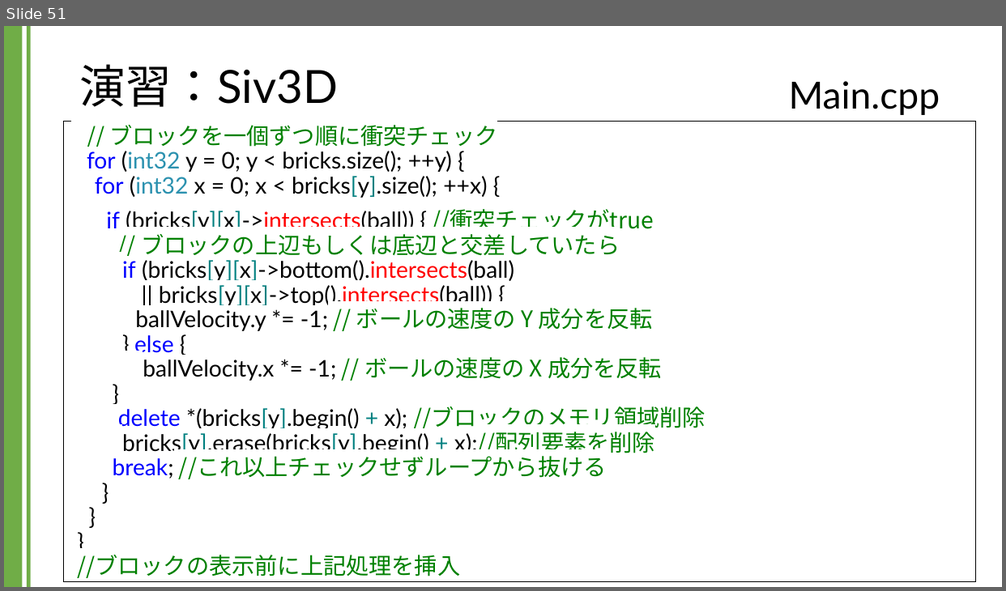
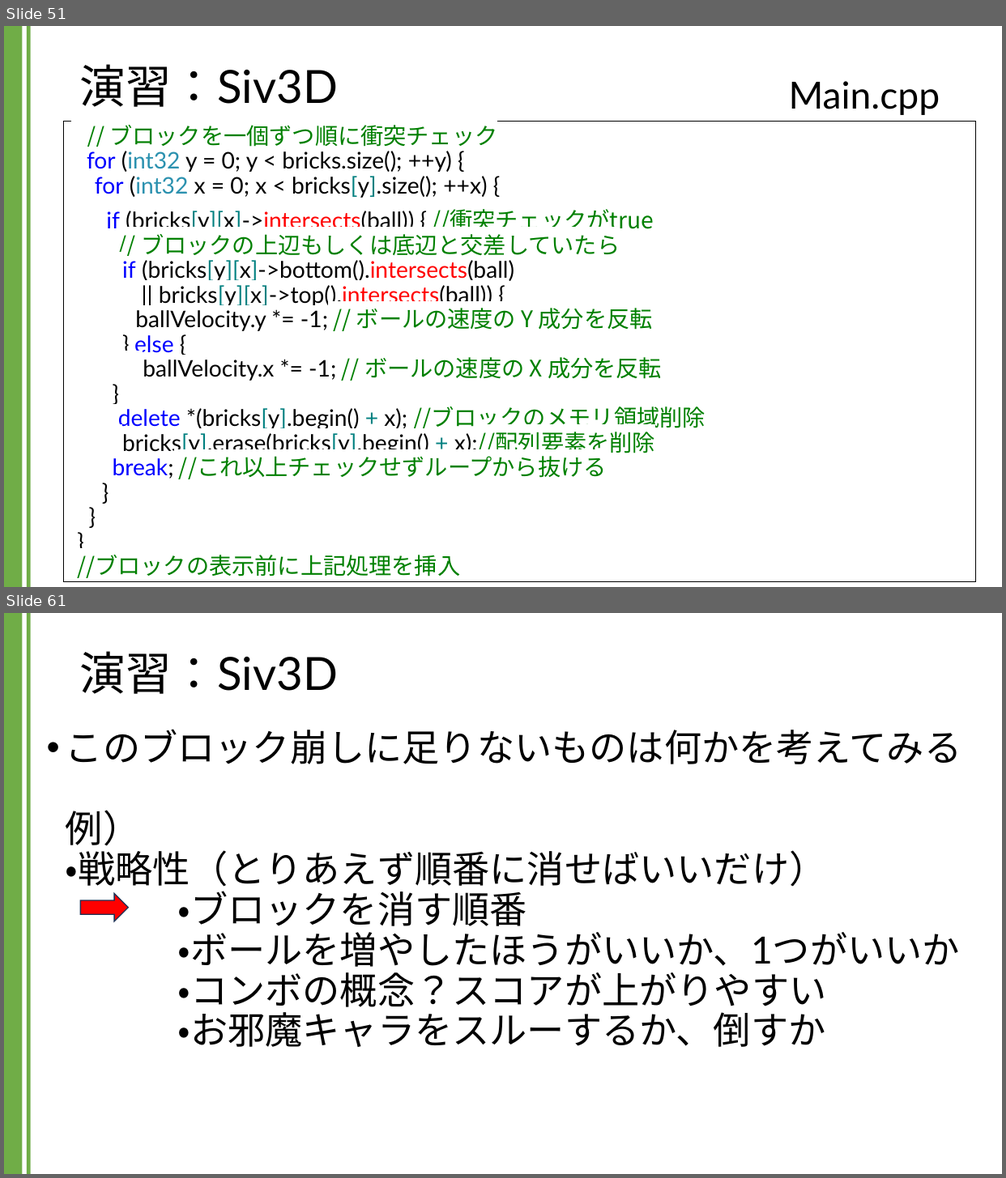
Before and after one commit to kic-murata/cpp2024, a slide deck: 授業資料/演習課題：Siv3D.pptx. Shown one above the other, each under a label of ours: slide 51 before the commit, slides 51 and 61 after it; the slides between them are not shown. The pictures are 1006x591 and 1006x1178 pixels, drawn with LibreOffice and Linux fonts; fonts in the diff are those of the drawing; background and template pictures are left out. Boxes give left, top, right and bottom in pixels: in the first picture for what was removed or moved away, otherwise in the second. Text is boxed around its words. In the diff, an @@ line names an element or a change of style, - is before the commit and + after.

```diff
--- a/授業資料/演習課題：Siv3D.pptx
+++ b/授業資料/演習課題：Siv3D.pptx
@@ slide 61 added at (x1=4, y1=613, x2=1002, y2=1174), background #FFFFFF; not listed: 2 template elements that a slide beside it also shows @@
@@ title added at (x1=80, y1=651, x2=338, y2=694), 44 pt, text #000000 @@
+演習：Siv3D
@@ text added at (x1=66, y1=729, x2=961, y2=1047), 36 pt, text #000000 @@
+• このブロック崩しに足りないものは何かを考えてみる
+  例）
+  ・戦略性（とりあえず順番に消せばいいだけ）
+  ・ブロックを消す順番
+  ・ボールを増やしたほうがいいか、1つがいいか
+  ・コンボの概念？スコアが上がりやすい
+  ・お邪魔キャラをスルーするか、倒すか
@@ right arrow added at (x1=80, y1=894, x2=128, y2=922), fill #FF0000, outline #1E3256 1 pt @@
```
Also in this commit, not shown: 3 slides changed, 9 other slides added.
